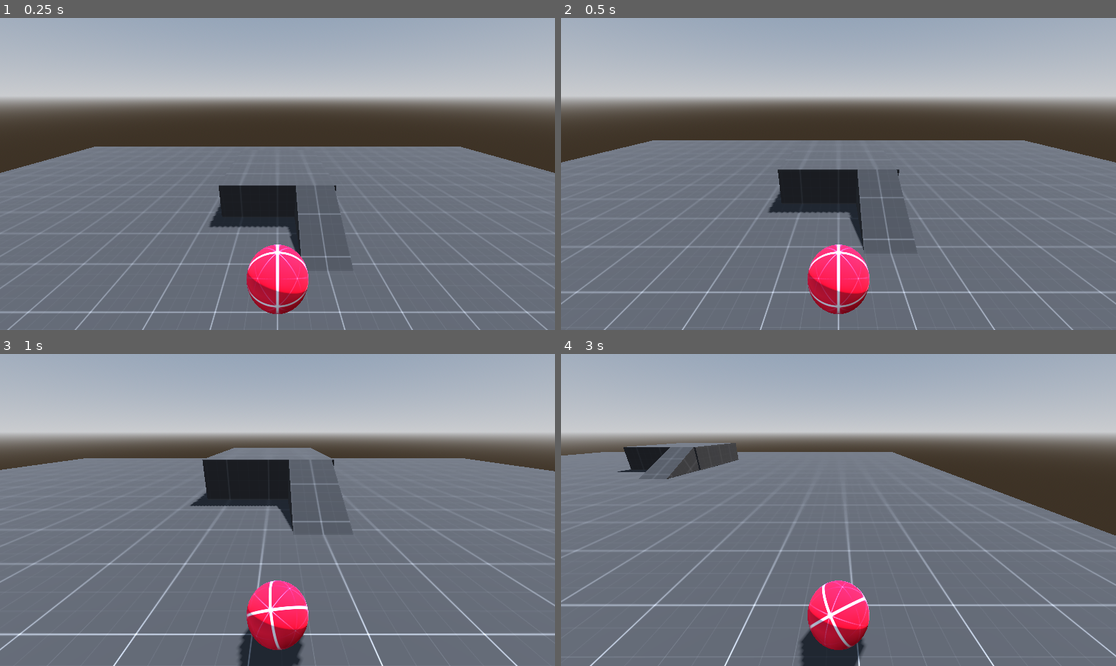
Above: before the commit, frames 1-4 (two rows, left to right).
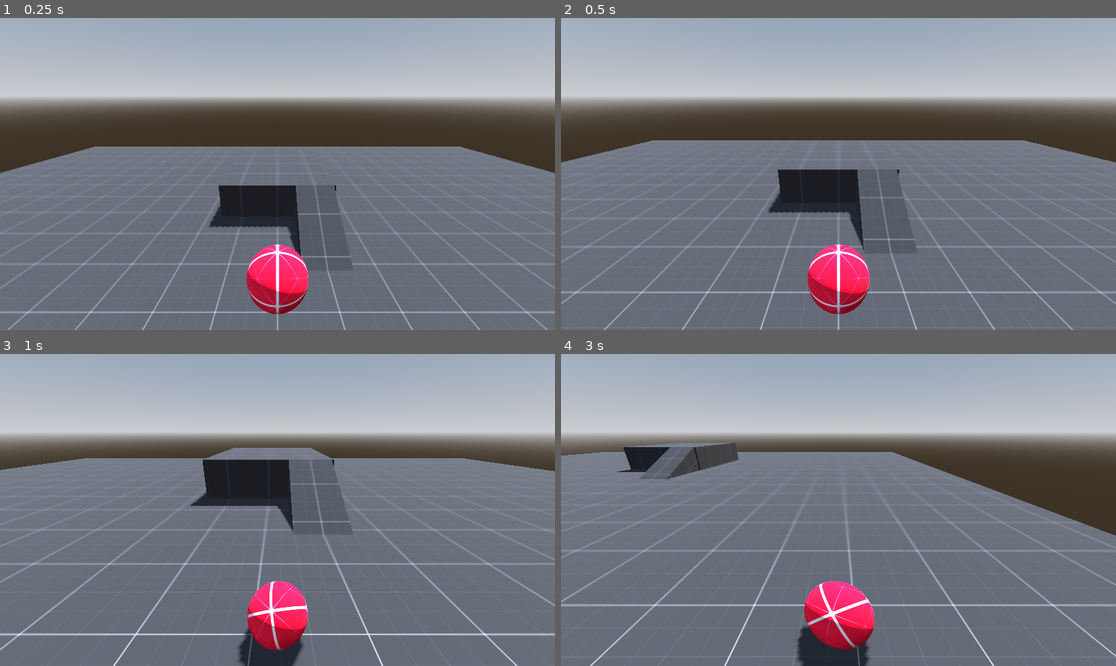
Above: after the commit, the same moments.

Repository: Bartticus/GMTK2025
Game: Godot game, scene res://Thaddeus/movement_test.tscn
Same seed, same stepped clock (60 frames per second), same inputs: the game is played once before the commit and once after it.
Inputs:
- Up to frame 1 (0.25 s): no input
- Up to frame 2 (0.5 s): no input
- Up to frame 3 (1 s): hold D (right) from 0.53 s (still down)
- Up to frame 4 (3 s): release D (right) at 1.28 s; hold S (backward) 1.28-2.03 s; hold D (right) 2.03-2.78 s; hold W (forward) from 2.78 s (still down)

Frame 1 is identical in both runs. In frame 2, less than 0.1% of the frame differs, in the area x 44-56%, y 72-93%; in frame 3, 0.3%; in frame 4, 1.1%, in the area x 42-57%, y 72-100%.

Commit message:
Ball Squash and Stretch
Added ball scaling reactive to speed, with exported variables to tweak intensity

Diff:
--- a/Scenes/marble/marble.gd
+++ b/Scenes/marble/marble.gd
@@ -35,4 +35,4 @@
 	angular_velocity.y = clampf(angular_velocity.y, -max_angular_vel, max_angular_vel)
 	angular_velocity.z = clampf(angular_velocity.z, -max_angular_vel, max_angular_vel)
 
-	print(angular_velocity)
+	#print(angular_velocity)
--- a/Scenes/marble/marble.tscn
+++ b/Scenes/marble/marble.tscn
@@ -7,6 +7,16 @@
 [sub_resource type="PhysicsMaterial" id="PhysicsMaterial_vfrwj"]
 
 [sub_resource type="SphereShape3D" id="SphereShape3D_qlpfi"]
+
+[sub_resource type="Curve" id="Curve_lpkg8"]
+_limits = [-1.0, 1.0, 0.0, 1.0]
+_data = [Vector2(0, 0), 0.0, 0.0, 0, 0, Vector2(0.281139, -0.509747), -1.65826, -1.65826, 0, 0, Vector2(0.706, 0.17), 0.0, 0.0, 0, 0, Vector2(1, 0), 0.0, 0.0, 0, 0]
+point_count = 4
+
+[sub_resource type="Curve" id="Curve_mowa8"]
+_limits = [-1.0, 1.0, 0.0, 1.0]
+_data = [Vector2(0, 0), 0.0, 0.0, 0, 0, Vector2(0.093, 0.838), 0.67993, 0.67993, 0, 0, Vector2(0.178, 0.931), -2.55737, -2.55737, 0, 0, Vector2(0.648829, -0.207798), 0.0, 0.0, 0, 0, Vector2(1, 0), 0.0, 0.0, 0, 0]
+point_count = 5
 
 [sub_resource type="StandardMaterial3D" id="StandardMaterial3D_lpkg8"]
 albedo_texture = ExtResource("1_q4dig")
@@ -25,6 +35,9 @@
 
 [node name="Visuals" type="Node3D" parent="." node_paths=PackedStringArray("marble")]
 script = ExtResource("3_lpkg8")
+scale_distortion_scale = 1.3
+squash_z_curve = SubResource("Curve_lpkg8")
+squash_x_curve = SubResource("Curve_mowa8")
 marble = NodePath("..")
 
 [node name="MarbleMesh" type="MeshInstance3D" parent="Visuals"]
--- a/Scenes/marble/visuals.gd
+++ b/Scenes/marble/visuals.gd
@@ -1,33 +1,69 @@
 extends Node3D
 
-@export var scale_distortion_scale : float = 1.0
+@export_range(0.0, 3.0, 0.1) var scale_distortion_scale : float = 1.0
+@export var scale_distortion_start_velocity : float = 3.0
+@export var squash_distortion_max_velocity : float = 20.0#we won't squash any more even if we're going faster than this
+
+@export var squash_z_curve : Curve
+@export var squash_x_curve : Curve
 
 @export var marble : RigidBody3D
 @onready var marble_mesh : MeshInstance3D = $MarbleMesh
 @onready var smoothed_velocity : Vector3 = Vector3.ZERO
-@onready var scale_distortion : Vector3 = Vector3.ZERO
+
+
+@export var squash_length : float = 0.3
+@onready var squash_timer : float = 0.0
+@onready var squash_intensity : float = 0.0
+@onready var velocity_last_frame : Vector3 = Vector3.ZERO
 
 func _ready() -> void:
 	top_level = true
 
 
 
-
+func impact(intensity : float = 0.0)->void:#intensity is 0-1
+	squash_timer = squash_length
+	squash_intensity = lerpf(0.0, 5.0, intensity)
 
 func visuals_handler(delta: float) -> void:
 	set_identity()
 	global_position = marble.global_position
 
-	smoothed_velocity = smoothed_velocity.lerp(marble.linear_velocity, delta * 10.0)
+	smoothed_velocity = smoothed_velocity.lerp(marble.linear_velocity, delta * 7.0)
 	look_at(global_position+smoothed_velocity)
+	marble_mesh.global_rotation = marble.global_rotation
 
-	var speed_factor : float = smoothed_velocity.length() / 7.0
-	speed_factor = min(speed_factor, scale_distortion_scale)
+	var current_speed = smoothed_velocity.length() - scale_distortion_start_velocity
+	current_speed = max(current_speed, 0.0)
+	var speed_factor : float = current_speed / 14.0
+	speed_factor = min(speed_factor, 1.0)
+
+	var speed_change : float = velocity_last_frame.length() - marble.linear_velocity.length()
+	var impact_scale : float = marble.linear_velocity.angle_to(velocity_last_frame) - 1.0
+	if impact_scale > 0.0:
+		impact_scale /= squash_distortion_max_velocity
+		impact_scale = min(impact_scale, 1.0)
+		impact(impact_scale)
+	else:
+		impact_scale = speed_change - 5.0
+		if impact_scale > 0.0:
+			impact_scale /= squash_distortion_max_velocity
+			impact_scale = min(impact_scale, 1.0)
+			impact(impact_scale)
+
 
 	var new_scale : Vector3 = Vector3.ONE
-	new_scale.z = lerpf(1.0, scale_distortion_scale, speed_factor)
-	#scale = scale_distortion
+	new_scale.z = lerpf(1.0, 1.0 + (0.2 * scale_distortion_scale), speed_factor)
+	new_scale.x = lerpf(1.0, 1.0 - (0.1 * scale_distortion_scale), speed_factor)
+
+	if squash_timer > 0.0:
+		squash_timer -= delta
+		squash_timer = max(squash_timer, 0.0)
+		var squash_lerp : float = lerpf(1.0, 0.0, squash_timer / squash_length)
+		new_scale.z += squash_z_curve.sample_baked(squash_lerp) * squash_intensity
+		new_scale.x += squash_x_curve.sample_baked(squash_lerp) * squash_intensity
+
 	scale_object_local(new_scale)
 
-	marble_mesh.global_rotation = marble.global_rotation
-	#print(marble.linear_velocity)
+	velocity_last_frame = marble.linear_velocity
Not shown: 1 places in Scenes/marble/marble.tscn that only renumber resources
